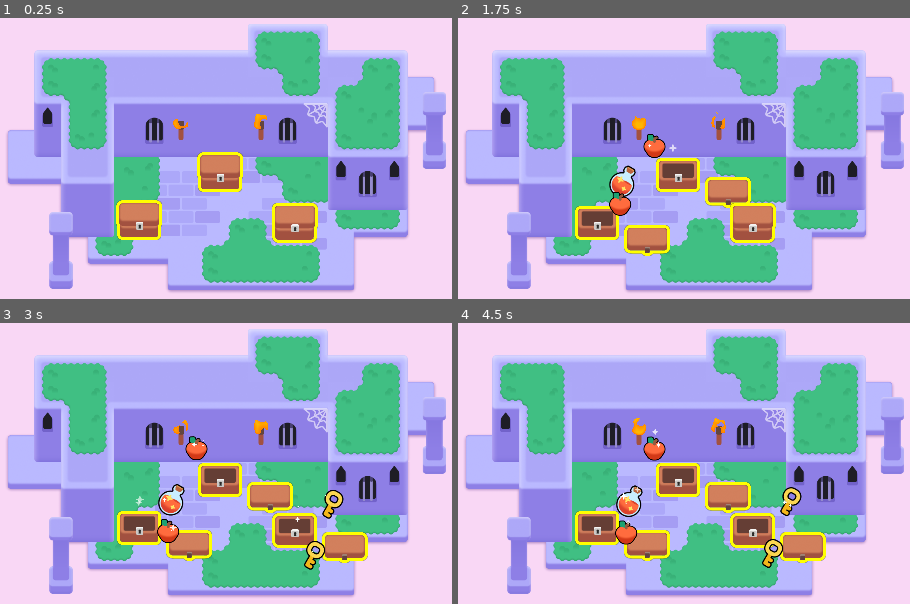
Above: before the commit, frames 1-4 (two rows, left to right).
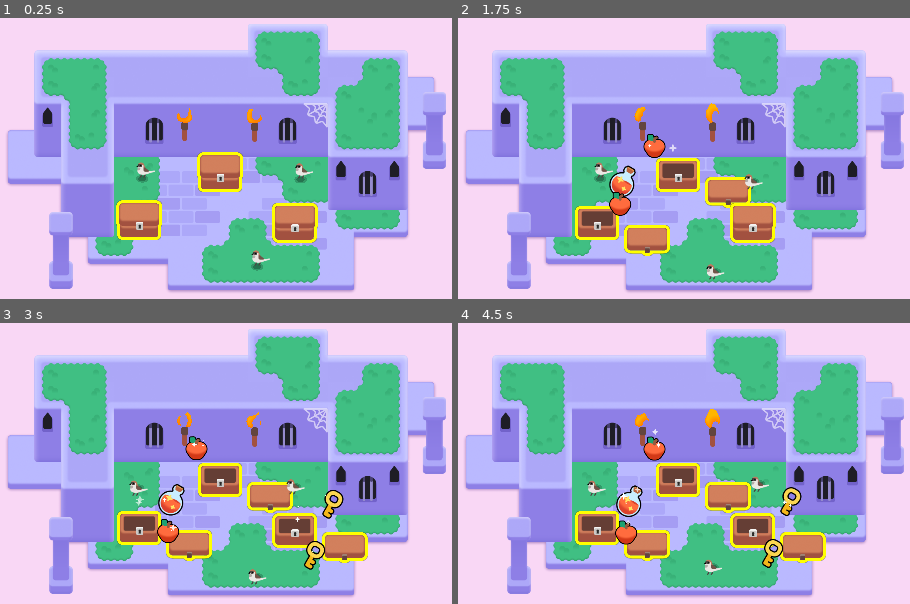
Above: after the commit, the same moments.

Repository: jhmaytziu/2D-GameDev-Course
Game: Godot game, scene res://lessons/mini_dungeon.tscn
Same seed, same stepped clock (60 frames per second), same inputs: the game is played once before the commit and once after it.
Inputs (mouse positions are in pixels of both pictures, inside the frame that each line leads up to):
- Up to frame 1 (0.25 s): no input
- Up to frame 2 (1.75 s): tap Enter at 0.5 s; move the mouse to (679, 172) at 0.52 s; press the mouse at (679, 172) at 0.53 s; hold D (move_right) 0.53-1.28 s; tap Space at 0.77, 1.52 s; move the mouse to (598, 220) at 1.27 s; release the mouse at (598, 220) at 1.28 s; hold S (move_down) from 1.28 s (still down); right-click (598, 220) at 1.35 s; click (598, 220) at 1.42 s
- Up to frame 3 (3 s): move the mouse to (293, 528) at 2.02 s; release S (move_down) at 2.03 s; hold D (move_right) 2.03-2.78 s; tap Z at 2.1 s; click (293, 528) at 2.17 s; move the mouse to (180, 570) at 2.77 s; hold W (move_up) from 2.78 s (still down); click (180, 570) at 2.85 s
- Up to frame 4 (4.5 s): tap Space at 3.02, 3.77 s; move the mouse to (outside the picture) at 3.52 s; release W (move_up) at 3.53 s; hold Right mouse button (right_click) 3.53-4.28 s; hold A (move_left) from 3.53 s (still down); click (outside the picture) at 3.67 s; move the mouse to (outside the picture) at 4.27 s; tap Z at 4.35 s; click (outside the picture) at 4.42 s

The runs differ from the first frame. In frame 1, 1.0% of the frame differs, in the area x 30-70%, y 32-91%; in frame 2, 0.9%; in frame 3, 0.9%; in frame 4, 1.0%.

Commit message:
M6 L9 P1-P2-P3

Diff:
--- a/M06.looting_workbook/assets/torch/torch.gd
+++ b/M06.looting_workbook/assets/torch/torch.gd
@@ -1,7 +1,19 @@
-extends Node2D
+extends Area2D
 
 @onready var flame: Sprite2D = $Flame
 
 func _ready() -> void:
 	# This parameter of the shader material gives each flame a slightly different look and randomized animation.
 	flame.material.set("shader_parameter/offset", global_position * 0.1)
+
+func toogle_flame_visibility() -> void:
+	flame.visible = not flame.visible
+
+func _input_event(viewport: Node, event: InputEvent, shape_idx: int):
+	var event_is_mouse_click: bool = (
+		event is InputEventMouseButton and
+		event.pressed and
+		event.button_index == MOUSE_BUTTON_LEFT
+	)
+	if event_is_mouse_click:
+		toogle_flame_visibility()
--- a/M06.looting_workbook/assets/torch/torch.tscn
+++ b/M06.looting_workbook/assets/torch/torch.tscn
@@ -28,10 +28,14 @@
 shader_parameter/noise_sampler = SubResource("NoiseTexture2D_1dd3t")
 shader_parameter/flame_gradient = SubResource("GradientTexture1D_cnwig")
 
-[node name="Torch" type="Node2D"]
+[sub_resource type="CircleShape2D" id="CircleShape2D_jtkyu"]
+radius = 21.0238
+
+[node name="Torch" type="Area2D"]
 script = ExtResource("1_8rman")
 
 [node name="TorchBody" type="Sprite2D" parent="."]
+position = Vector2(0, 19)
 scale = Vector2(0.666667, 0.666667)
 texture = ExtResource("1_6r3s4")
 
@@ -40,3 +44,7 @@
 position = Vector2(0, -30)
 scale = Vector2(0.28038, 0.28038)
 texture = ExtResource("3_5oi5q")
+
+[node name="CollisionShape2D" type="CollisionShape2D" parent="."]
+position = Vector2(0, -21)
+shape = SubResource("CircleShape2D_jtkyu")
--- a/M06.looting_workbook/lessons/items/item.gd
+++ b/M06.looting_workbook/lessons/items/item.gd
@@ -4,6 +4,20 @@
 
 func _ready() -> void:
 	play_floating_animation()
+
+
+func _input_event(viewport: Viewport, event: InputEvent, shape_idx: int) -> void:
+	var event_is_mouse_click: bool = (
+		event is InputEventMouseButton and
+		event.button_index == MOUSE_BUTTON_LEFT and
+		event.is_pressed()
+	)
+
+	if event_is_mouse_click:
+		var tween := create_tween()
+		tween.set_trans(Tween.TRANS_CUBIC).set_ease(Tween.EASE_OUT)
+		tween.tween_property(self, "scale", Vector2(0.0, 0.0), 0.3)
+		tween.finished.connect(queue_free)
 
 
 func play_floating_animation() -> void:
--- a/M06.looting_workbook/lessons/mini_dungeon.tscn
+++ b/M06.looting_workbook/lessons/mini_dungeon.tscn
@@ -7,6 +7,7 @@
 [ext_resource type="Texture2D" uid="uid://l0y1k1obencd" path="res://assets/dungeon/spider_web.png" id="5_ywba7"]
 [ext_resource type="PackedScene" uid="uid://eundh35r605v" path="res://assets/torch/torch.tscn" id="6_fokey"]
 [ext_resource type="PackedScene" uid="uid://jyr4m5guwx6c" path="res://chest.tscn" id="7_mrxhe"]
+[ext_resource type="PackedScene" uid="uid://rn6y1sjn628n" path="res://sparrow.tscn" id="8_jfyv0"]
 
 [sub_resource type="TileSetAtlasSource" id="TileSetAtlasSource_6s4s5"]
 texture = ExtResource("1_sym7n")
@@ -300,12 +301,6 @@
 texture = ExtResource("5_ywba7")
 flip_h = true
 
-[node name="Torch" parent="Background" instance=ExtResource("6_fokey")]
-position = Vector2(672, 128)
-
-[node name="Torch2" parent="Background" instance=ExtResource("6_fokey")]
-position = Vector2(480, 128)
-
 [node name="Camera2D" type="Camera2D" parent="Background"]
 position = Vector2(576, 235)
 rotation_smoothing_enabled = true
@@ -331,3 +326,18 @@
 
 [node name="Chest3" parent="." instance=ExtResource("7_mrxhe")]
 position = Vector2(753, 339)
+
+[node name="Torch2" parent="." instance=ExtResource("6_fokey")]
+position = Vector2(657, 113)
+
+[node name="Torch" parent="." instance=ExtResource("6_fokey")]
+position = Vector2(489, 111)
+
+[node name="Sparrow" parent="." instance=ExtResource("8_jfyv0")]
+position = Vector2(663, 450)
+
+[node name="Sparrow2" parent="." instance=ExtResource("8_jfyv0")]
+position = Vector2(767, 241)
+
+[node name="Sparrow3" parent="." instance=ExtResource("8_jfyv0")]
+position = Vector2(387, 239)
--- /dev/null
+++ b/M06.looting_workbook/sparrow.gd
@@ -0,0 +1,37 @@
+extends Node2D
+
+@onready var sprite_2d: Sprite2D = $Sprite2D
+@onready var shadow: Sprite2D = $Shadow
+@onready var wait_timer: Timer = $WaitTimer
+
+func _ready() -> void:
+	wait_timer.wait_time = randf_range(1.0, 3.0)
+	wait_timer.one_shot = true
+	wait_timer.timeout.connect(_animate_one_hop)
+	wait_timer.start()
+
+func _animate_one_hop() -> void:
+	const HOP_DURATION := 0.25
+	const HALF_HOP_DURATION := HOP_DURATION / 2.0
+
+	var random_direction := Vector2(1.0, 0.0).rotated(randf() * 2.0 * PI)
+	var land_position := random_direction * randf_range(0.0, 30.0)
+
+	var tween := create_tween().set_parallel()
+	tween.tween_property(sprite_2d, "position:x", land_position.x, HOP_DURATION)
+
+	tween.tween_property(shadow, "position", land_position, HOP_DURATION)
+
+	tween = create_tween()
+
+	tween.set_trans(Tween.TRANS_QUAD)
+	tween.set_ease(Tween.EASE_OUT)
+	const JUMP_HEIGHT := 16.0
+
+	tween.tween_property(sprite_2d, "position:y", land_position.y - JUMP_HEIGHT, HALF_HOP_DURATION)
+	tween.set_ease(Tween.EASE_IN)
+	tween.tween_property(sprite_2d, "position:y", land_position.y, HALF_HOP_DURATION)
+
+	wait_timer.wait_time = randf_range(1.0, 3.0)
+
+	tween.finished.connect(wait_timer.start)
--- /dev/null
+++ b/M06.looting_workbook/sparrow.tscn
@@ -0,0 +1,17 @@
+[gd_scene load_steps=4 format=3 uid="uid://rn6y1sjn628n"]
+
+[ext_resource type="Texture2D" uid="uid://bwhshkk62k3bh" path="res://assets/bird/sparrow.png" id="1_4r0t2"]
+[ext_resource type="PackedScene" uid="uid://dnetm54guji21" path="res://assets/bird/shadow.tscn" id="1_8d6f5"]
+[ext_resource type="Script" path="res://sparrow.gd" id="1_ojbyw"]
+
+[node name="Sparrow" type="Node2D"]
+script = ExtResource("1_ojbyw")
+
+[node name="Sprite2D" type="Sprite2D" parent="."]
+position = Vector2(7, -16)
+texture = ExtResource("1_4r0t2")
+
+[node name="Shadow" parent="." instance=ExtResource("1_8d6f5")]
+position = Vector2(0, 5)
+
+[node name="WaitTimer" type="Timer" parent="."]
Not shown: 1 places in M06.looting_workbook/assets/torch/torch.tscn that only renumber resources
Not shown: 1 places in M06.looting_workbook/lessons/mini_dungeon.tscn that only renumber resources
